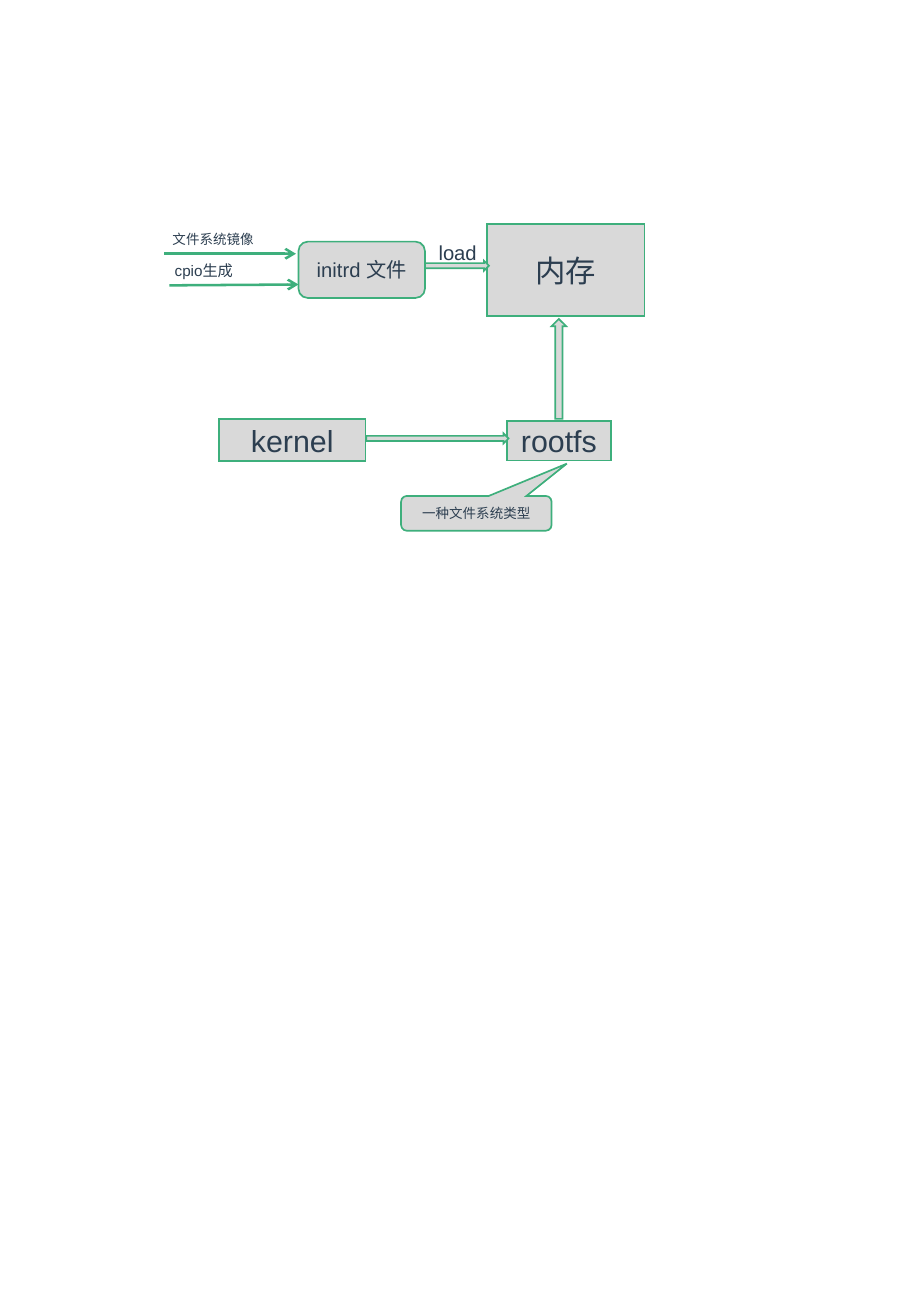
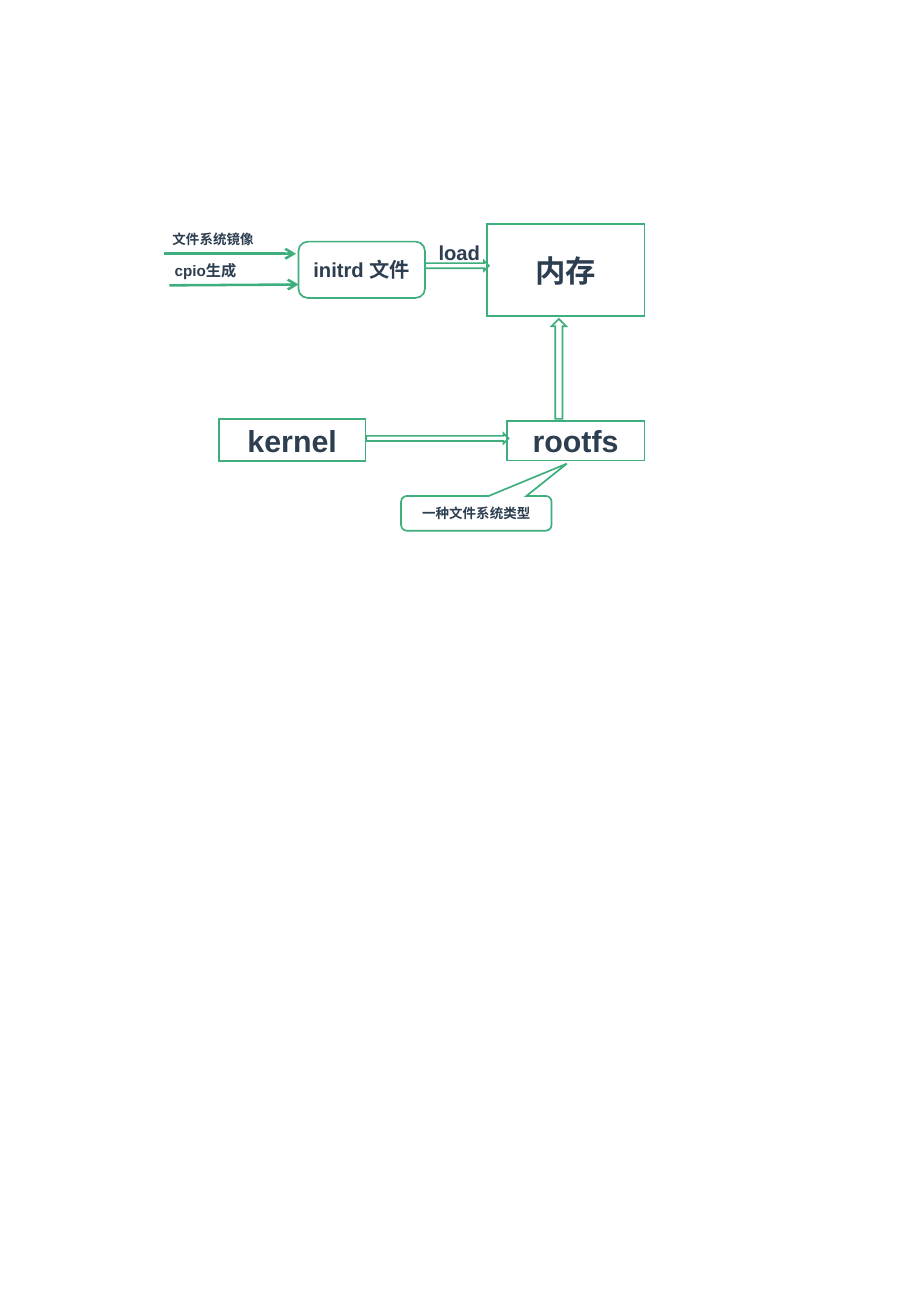
Before and after one commit to zaiqiang-dong/zaiqiang, a slide deck: slide 5 of picture/ppt/filesystem/filesystem.pptx. Drawn at 911x1316 pixels with LibreOffice and Linux fonts; fonts in the diff are those of the drawing. Boxes give left, top, right and bottom in pixels: in the first picture for what was removed or moved away, otherwise in the second. Text is boxed around its words. In the diff, an @@ line names an element or a change of style, - is before the commit and + after.

```diff
--- a/picture/ppt/filesystem/filesystem.pptx
+++ b/picture/ppt/filesystem/filesystem.pptx
@@ bold on in 3 elements at [172, 232, 253, 245], [175, 263, 237, 279], [439, 245, 481, 264] @@
@@ fill #D9D9D9 to none in 3 elements at [425, 261, 490, 271], [551, 318, 566, 418], [367, 434, 509, 443] @@
@@ bold on; fill #D9D9D9 to none in 5 elements at [487, 223, 645, 316], [299, 242, 425, 298], [219, 419, 366, 460], [401, 496, 551, 531], [507, 420, 644, 460] @@
@@ rectangle "rootfs": place and size @@
-rectangle "rootfs" at [507, 420, 611, 460]
+rectangle "rootfs" at [507, 420, 644, 460]
```
Also in this commit, not shown: 5 other slides changed, 12 other files.
